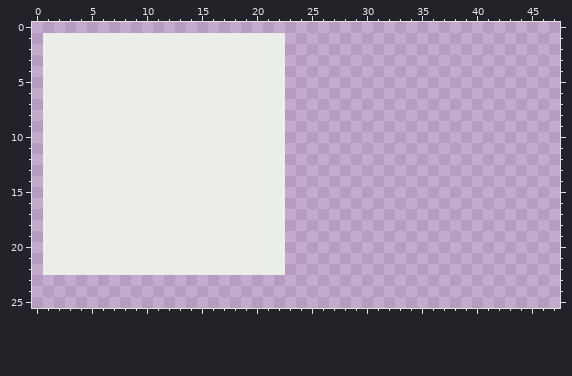
File history of a pixel-art file, sprites/aseprite/markers_24x24.aseprite. Above: the version before the commit.
48x48 pixels, 1 frame. Shown: x 0..47, y 0..25.
The result:
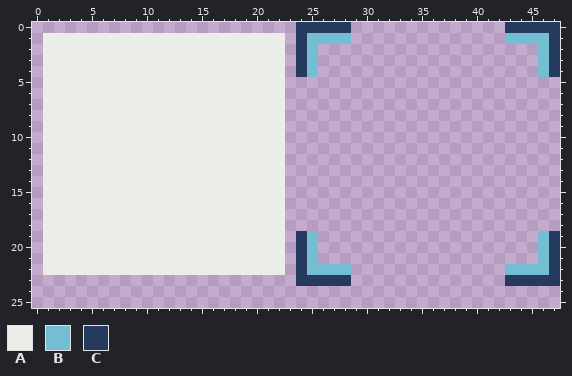
Palette (. is transparent): A #ebede9  B #73bed3  C #253a5e
The edit:
@@ x 22..47 @@
- 0 ..........................
- 1 A.........................
- 2 A.........................
- 3 A.........................
- 4 A.........................
+ 0 ..CCCCC..............CCCCC
+ 1 A.CBBBB..............BBBBC
+ 2 A.CB....................BC
+ 3 A.CB....................BC
+ 4 A.CB....................BC
  5 A.........................
@@ x 22..47 @@
 18 A.........................
-19 A.........................
-20 A.........................
-21 A.........................
-22 A.........................
-23 ..........................
+19 A.CB....................BC
+20 A.CB....................BC
+21 A.CB....................BC
+22 A.CBBBB..............BBBBC
+23 ..CCCCC..............CCCCC
 24 ..........................
